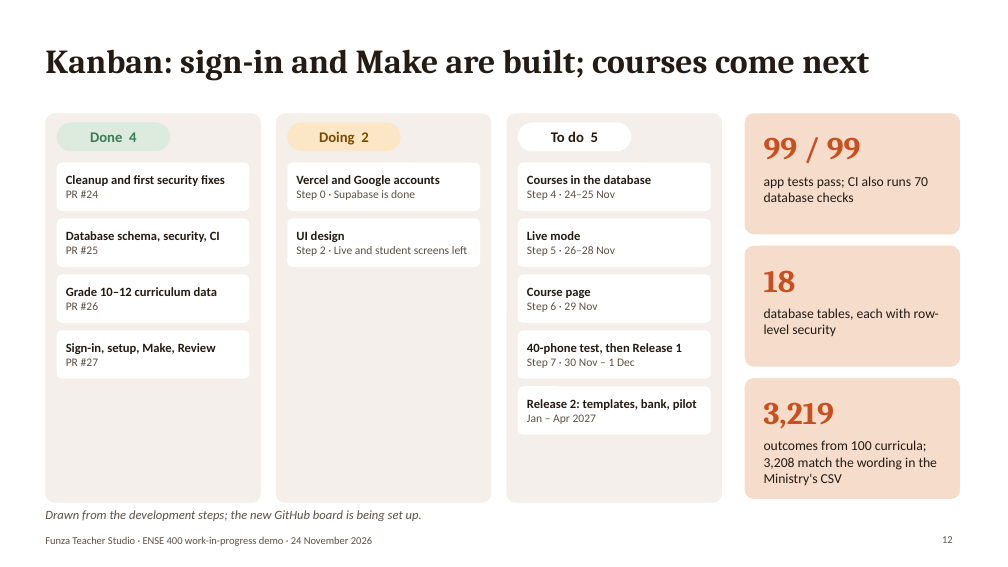
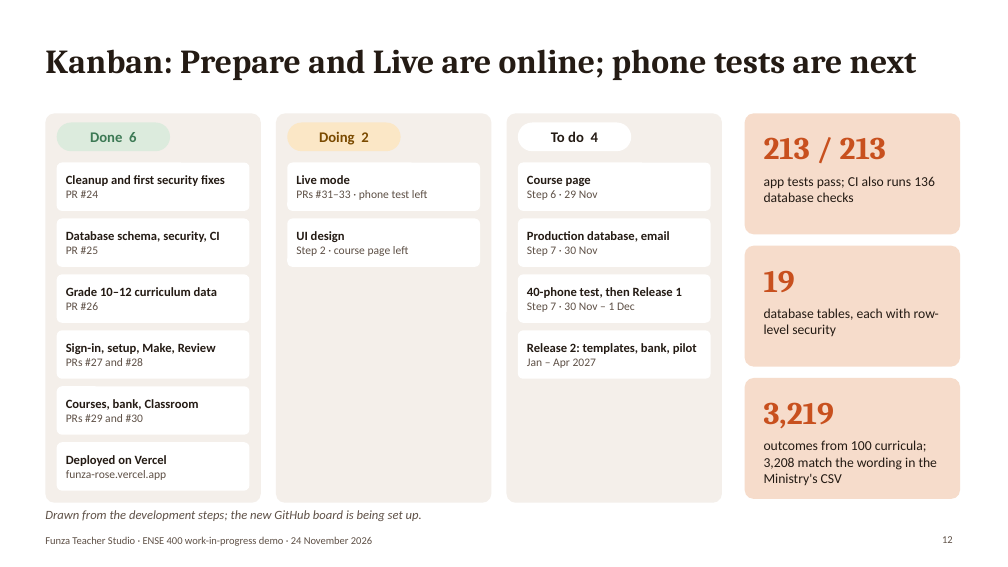
Before and after one commit to Binborg1/Final-2027, a slide deck: slide 12 of docs/06_presentations/01_work_in_progress_demo/01_work_in_progress_demo.pptx. Drawn at 1008x567 pixels with LibreOffice and Linux fonts; fonts in the diff are those of the drawing. Boxes give left, top, right and bottom in pixels: in the first picture for what was removed or moved away, otherwise in the second. Text is boxed around its words. In the diff, an @@ line names an element or a change of style, - is before the commit and + after.

```diff
--- a/docs/06_presentations/01_work_in_progress_demo/01_work_in_progress_demo.pptx
+++ b/docs/06_presentations/01_work_in_progress_demo/01_work_in_progress_demo.pptx
@@ title at (x1=45, y1=49, x2=917, y2=80): text changed @@
-Kanban: sign-in and Make are built; courses come next
+Kanban: Prepare and Live are online; phone tests are next
@@ text at (x1=90, y1=132, x2=136, y2=142): text changed @@
-Done 4
+Done 6
@@ text at (x1=551, y1=131, x2=598, y2=142): text changed @@
-To do 5
+To do 4
@@ text at (x1=764, y1=137, x2=886, y2=159): text changed @@
-99 / 99
+213 / 213
@@ text at (x1=296, y1=175, x2=427, y2=200): text changed; size 12 to 11 pt; text colour #241B14 to #5E5046; bold off @@
-Vercel and Google accounts
-Step 0 · Supabase is done
+Live mode
+PRs #31–33 · phone test left
@@ text "Course page" moved from (x1=527, y1=287, x2=598, y2=312) to (x1=527, y1=175, x2=598, y2=200) @@
@@ text removed at (x1=527, y1=175, x2=652, y2=200) @@
-Courses in the database
-Step 4 · 24–25 Nov
@@ text at (x1=764, y1=176, x2=935, y2=202): text changed @@
-app tests pass; CI also runs 70 database checks
+app tests pass; CI also runs 136 database checks
@@ text at (x1=527, y1=231, x2=670, y2=256): text changed; size 11 to 12 pt; text colour #5E5046 to #241B14; bold on @@
-Live mode
-Step 5 · 26–28 Nov
+Production database, email
+Step 7 · 30 Nov
@@ text at (x1=296, y1=246, x2=408, y2=256): text changed @@
-Step 2 · Live and student screens left
+Step 2 · course page left
@@ text "40-phone test, then Release 1" moved from (x1=527, y1=343, x2=682, y2=368) to (x1=527, y1=287, x2=682, y2=312) @@
@@ text at (x1=764, y1=270, x2=795, y2=292): text changed @@
-18
+19
@@ text at (x1=66, y1=358, x2=143, y2=366): text changed @@
-PR #27
+PRs #27 and #28
@@ text "Release 2: templates, bank, pilot" moved from (x1=527, y1=399, x2=697, y2=424) to (x1=527, y1=343, x2=697, y2=368) @@
@@ rounded rectangle moved from (x1=518, y1=386, x2=711, y2=435) to (x1=57, y1=386, x2=250, y2=435) @@
@@ text added at (x1=66, y1=399, x2=199, y2=422), 12 pt, text #241B14, bold @@
+Courses, bank, Classroom
+PRs #29 and #30
@@ rounded rectangle added at (x1=57, y1=442, x2=250, y2=491), fill #FFFFFF @@
@@ text added at (x1=66, y1=455, x2=167, y2=480), 11 pt, text #5E5046 @@
+Deployed on Vercel
+funza-rose.vercel.app
```
Also in this commit, not shown: 7 other slides changed, 1 slide added, 2 slides removed, 3 other files.
